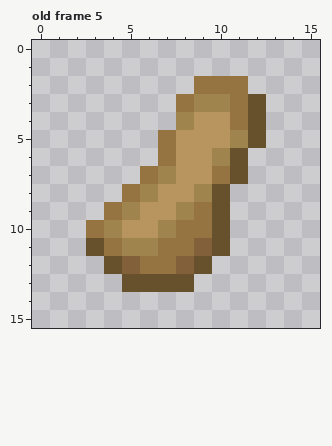
A pixel-art file gets an edit: asprite/Items.ase. The picture above was drawn from the file before the commit.
16x16 pixels, 7 frames. Colours within 5 levels of each other are drawn and written as one. Shown: old frame 5. The commit also changed other frames, which this record leaves out.
After the commit:
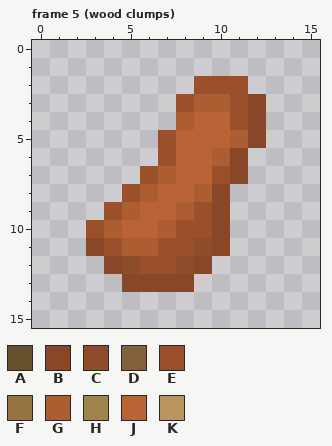
Palette (. is transparent): A #67502c  B #884728  C #8f4c2a  D #82613a  E #99502b  F #967441  G #ad5d32  H #9f844d  J #ba6337  K #b8945f
A new or re-ordered frame is compared with the old frame closest to it.
Commit message: wooden clumps + ORGANIZATION FOR NO REASON LMAO
From old to new:
frames 7 -> 16
Changed rows in their new state; - is an unchanged pixel.
Frame 5 (wood clumps) is new; against old frame 5:
first column x 3:
 2 ------EEE-
 3 -----EGGEB
 4 -----GJJEB
 5 ----EJJJGB
 6 ----EJJGB-
 7 ---EGJJEB-
 8 --EGJJGB--
 9 -EGJJGEB--
10 EGJJGEEB--
11 BEGGEECB--
12 -BCEECB---
13 --BBBB----
Pixel boxes of the changes (left, top, right, bottom) in both pictures:
changed: (86, 76, 266, 292)
